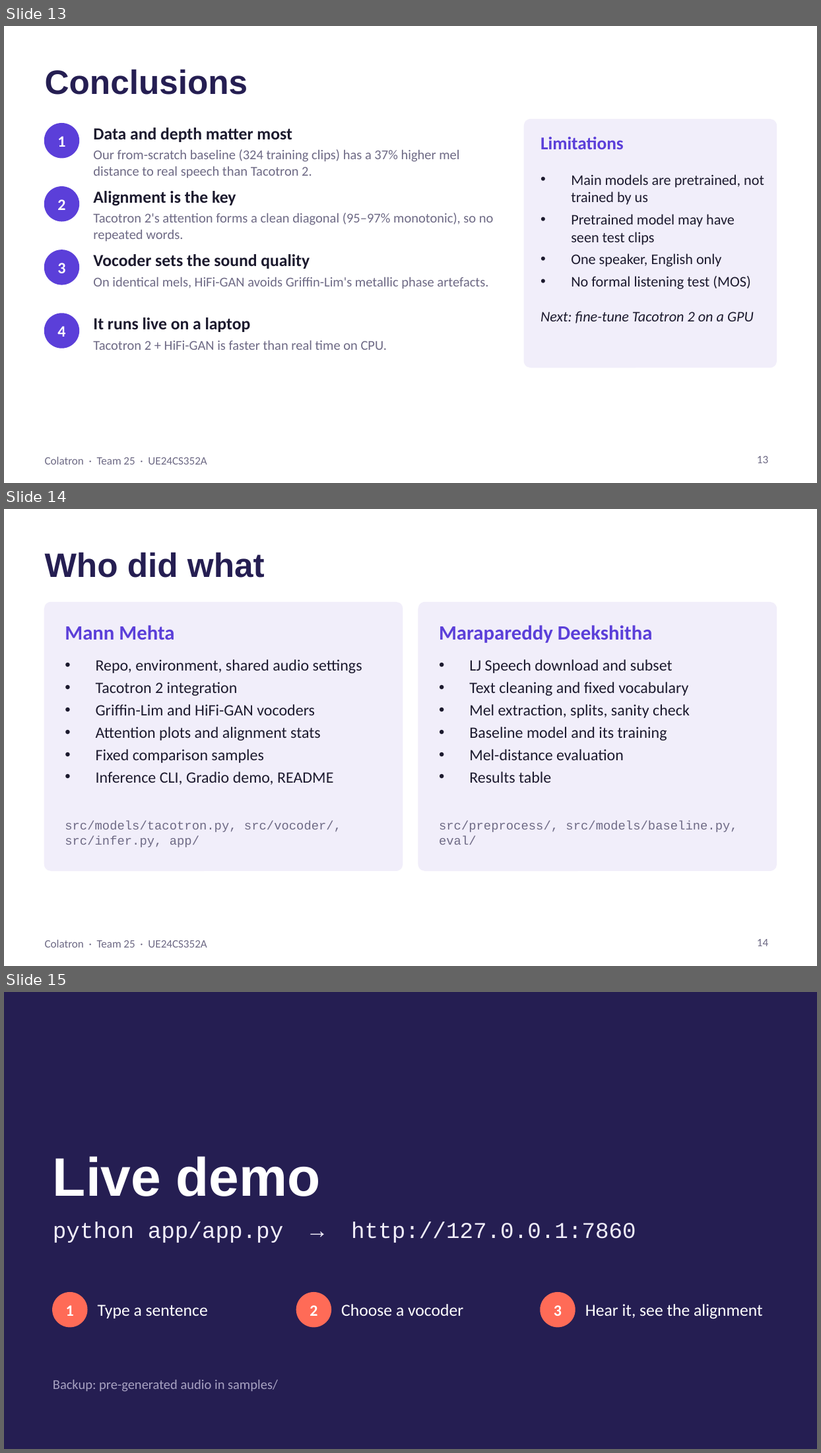
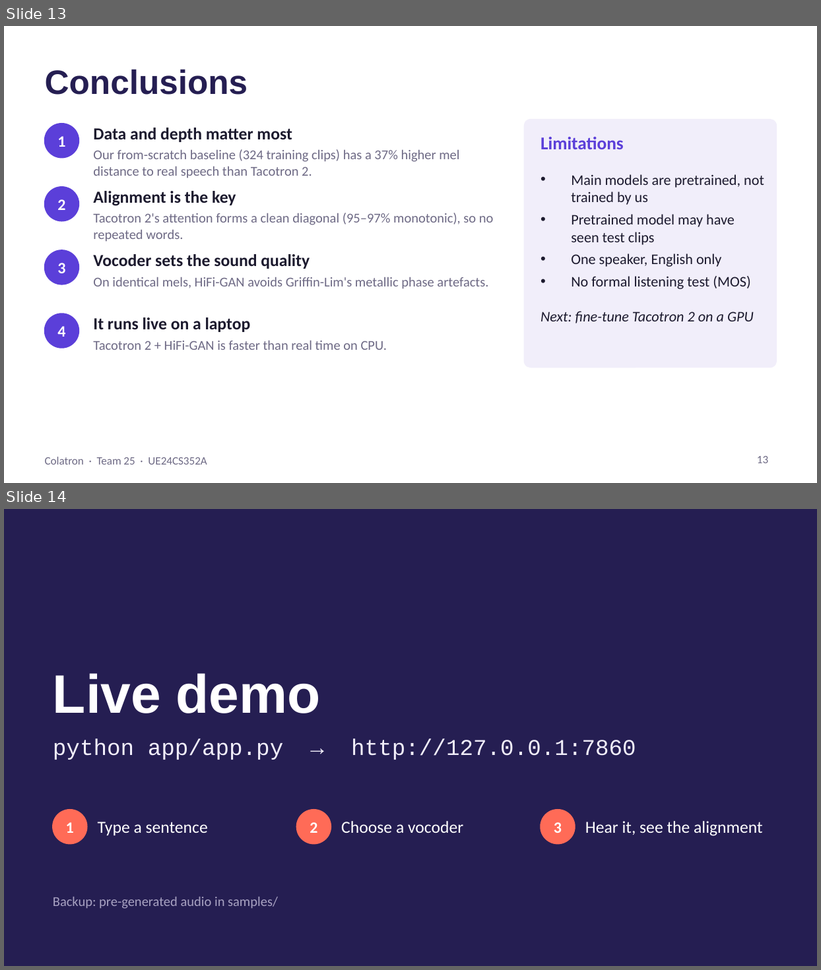
Before and after one commit to Mann0801/colatron-tts, a slide deck: report/Colatron_Slides.pptx. Shown one above the other, each under a label of ours: slides 13, 14 and 15 before the commit, slides 13 and 14 after it. The pictures are 821x1453 and 821x970 pixels, drawn with LibreOffice and Linux fonts; fonts in the diff are those of the drawing. Boxes give left, top, right and bottom in pixels: in the first picture for what was removed or moved away, otherwise in the second. Text is boxed around its words. In the diff, an @@ line names an element or a change of style, - is before the commit and + after.

```diff
--- a/report/Colatron_Slides.pptx
+++ b/report/Colatron_Slides.pptx
@@ slide 14 removed at [4,509,817,966], background #FFFFFF; not listed: 1 template element that a slide beside it also shows @@
@@ title removed at [45,552,265,578] @@
-Who did what
@@ rounded rectangle removed at [45,603,403,871] @@
@@ rounded rectangle removed at [418,603,776,871] @@
@@ text removed at [65,625,174,640] @@
-Mann Mehta
@@ text removed at [439,625,653,643] @@
-Marapareddy Deekshitha
@@ text removed at [96,659,362,785] @@
-• Repo, environment, shared audio settings
-• Tacotron 2 integration
-• Griffin-Lim and HiFi-GAN vocoders
-• Attention plots and alignment stats
-• Fixed comparison samples
-• Inference CLI, Gradio demo, README
@@ text removed at [469,659,690,783] @@
-• LJ Speech download and subset
-• Text cleaning and fixed vocabulary
-• Mel extraction, splits, sanity check
-• Baseline model and its training
-• Mel-distance evaluation
-• Results table
@@ text removed at [65,821,341,848] @@
-src/models/tacotron.py, src/vocoder/, src/infer.py, app/
@@ text removed at [439,821,737,845] @@
-src/preprocess/, src/models/baseline.py, eval/
@@ page number removed at [757,939,768,947] @@
-14
@@ what was slide 15 is now slide 14 @@
```
Also in this commit, not shown: 7 slides changed, 2 other files.
